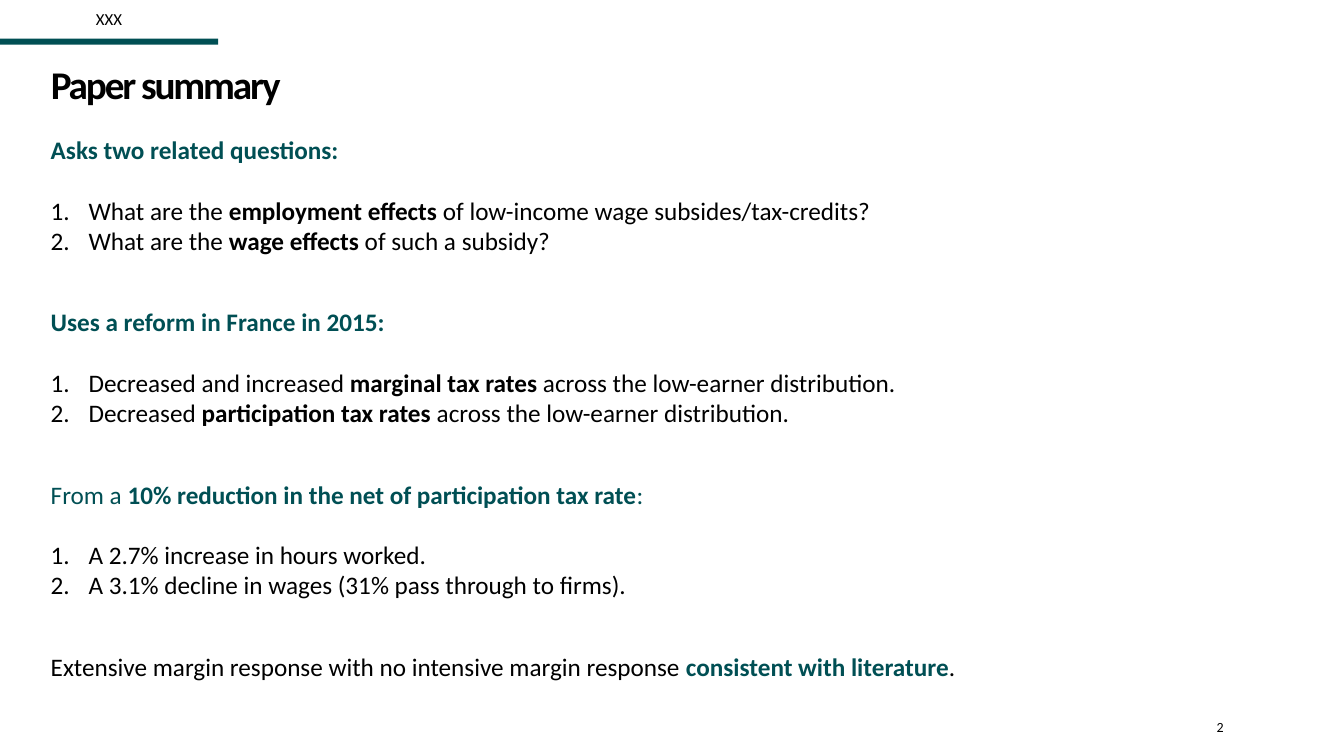
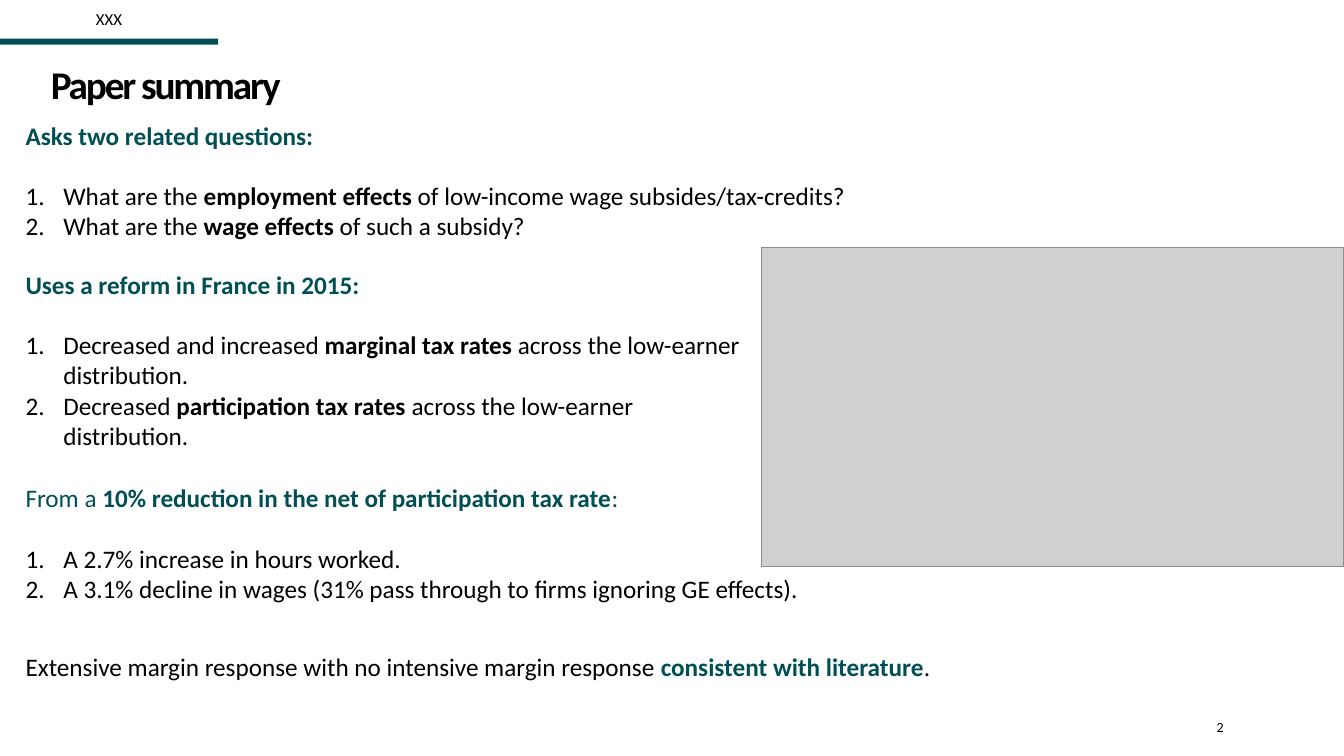
Before and after one commit to Zjub/TVHENZ, a slide deck: slide 2 of e61 Projects/Presentations/Discusant Wage Subsides TTPI Aug 2025.pptx. Drawn at 1344x756 pixels with LibreOffice and Linux fonts; fonts in the diff are those of the drawing; grey boxes stand for pictures; background and template pictures are left out. Boxes give left, top, right and bottom in pixels: in the first picture for what was removed or moved away, otherwise in the second. Text is boxed around its words. In the diff, an @@ line names an element or a change of style, - is before the commit and + after.

```diff
--- a/e61 Projects/Presentations/Discusant Wage Subsides TTPI Aug 2025.pptx
+++ b/e61 Projects/Presentations/Discusant Wage Subsides TTPI Aug 2025.pptx
@@ text "Asks two related questions:": place and size @@
-text "Asks two related questions:" at box(51, 141, 870, 255)
+text "Asks two related questions:" at box(26, 127, 845, 240)
@@ text "Uses a reform in France ..." rewrapped from box(51, 313, 895, 426) to box(26, 276, 739, 446) @@
@@ picture added at box(761, 247, 1344, 567) @@
@@ text "From a 10% reduction in ...": place and size @@
-text "From a 10% reduction in ..." at box(51, 486, 643, 599)
+text "From a 10% reduction in ..." at box(26, 489, 798, 603)
@@ text at box(63, 579, 798, 603): text changed @@
-2. A 3.1% decline in wages (31% pass through to firms).
+2. A 3.1% decline in wages (31% pass through to firms ignoring GE effects).
@@ text "Extensive margin response with no ...": place and size @@
-text "Extensive margin response with no ..." at box(51, 658, 955, 681)
+text "Extensive margin response with no ..." at box(26, 658, 930, 681)
```
Also in this commit, not shown: 7 other slides changed, 4 other files.
